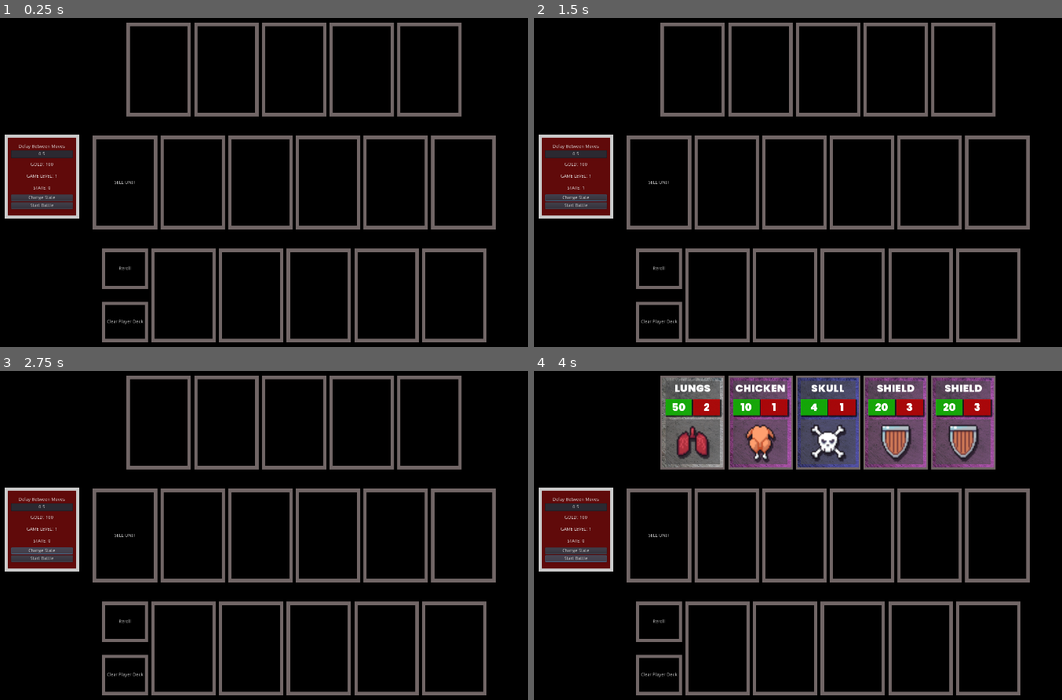
Above: before the commit, frames 1-4 (two rows, left to right).
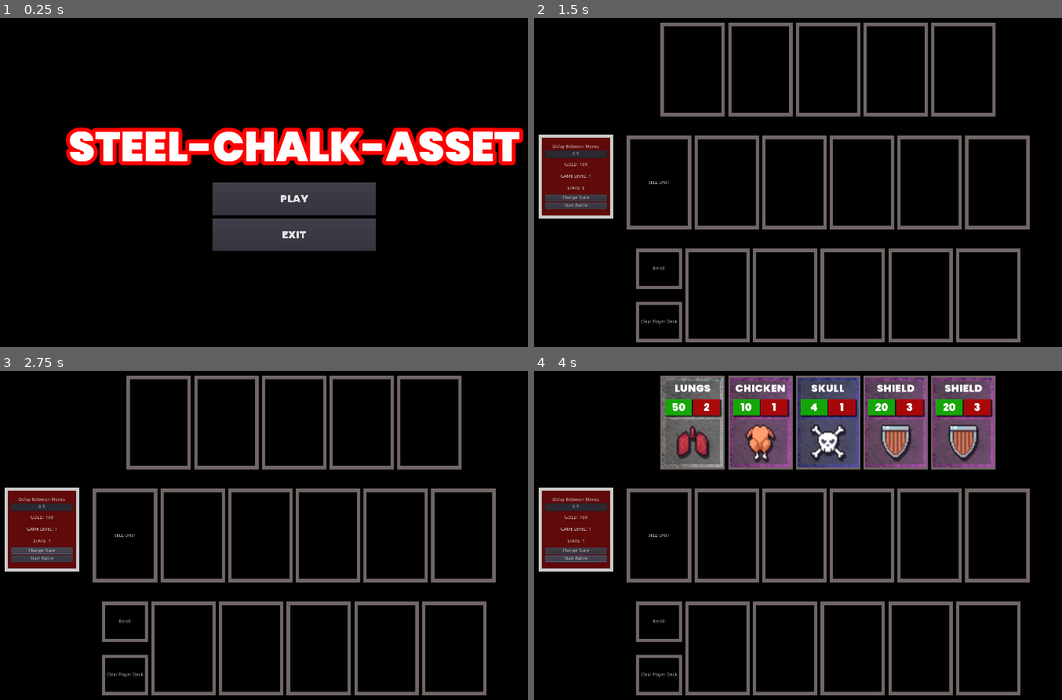
Above: after the commit, the same moments.

Repository: RM35/steel-chalk-asset
Game: Godot game, scene res://main_menu/main_menu.tscn
Same seed, same stepped clock (60 frames per second), same inputs: the game is played once before the commit and once after it. Before the commit the project starts from res://main.tscn.
Inputs (mouse positions are in pixels of both pictures, inside the frame that each line leads up to):
- Up to frame 1 (0.25 s): no input
- Up to frame 2 (1.5 s): click (576, 198) at 0.5 s, where only the run before the commit has a clickable "Change State"; click (829, 198) at 1.25 s, where only the run after the commit has a clickable "PLAY"
- Up to frame 3 (2.75 s): click "Change State" at 2 s
- Up to frame 4 (4 s): click "Start Battle" at 2.75 s; click "Start Battle" at 3.5 s

The runs differ from the first frame. In frame 1, 27% of the frame differs, in the area x 0-100%, y 1-99%; in frame 2, less than 0.1%; in frame 3, less than 0.1%; in frame 4, less than 0.1%.

Commit message:
add main menu

Diff:
--- /dev/null
+++ b/main_menu/main_menu.gd
@@ -0,0 +1,19 @@
+extends Control
+
+func _on_PlayButton_pressed():
+	get_tree().change_scene("res://main.tscn")
+
+func _on_ExitButton_pressed():
+	get_tree().quit()
+
+func _on_PlayButton_focus_entered():
+	$UISound.play()
+
+func _on_ExitButton_focus_entered():
+	$UISound.play()
+
+func _on_PlayButton_mouse_entered():
+	$UISound.play()
+
+func _on_ExitButton_mouse_entered():
+	$UISound.play()
--- /dev/null
+++ b/main_menu/main_menu.tscn
@@ -0,0 +1,75 @@
+[gd_scene load_steps=6 format=2]
+
+[ext_resource path="res://main_menu/main_menu.gd" type="Script" id=1]
+[ext_resource path="res://unit/textures/Poppins-Black.ttf" type="DynamicFontData" id=2]
+[ext_resource path="res://unit/sounds/Minimalist4.mp3" type="AudioStream" id=3]
+
+[sub_resource type="DynamicFont" id=2]
+size = 128
+outline_size = 12
+outline_color = Color( 1, 0, 0, 1 )
+use_mipmaps = true
+use_filter = true
+font_data = ExtResource( 2 )
+
+[sub_resource type="DynamicFont" id=1]
+size = 32
+font_data = ExtResource( 2 )
+
+[node name="MainMenu" type="Control"]
+anchor_right = 1.0
+anchor_bottom = 1.0
+script = ExtResource( 1 )
+
+[node name="CenterContainer" type="CenterContainer" parent="."]
+anchor_right = 1.0
+anchor_bottom = 1.0
+
+[node name="VB" type="VBoxContainer" parent="CenterContainer"]
+margin_left = 270.0
+margin_top = 330.0
+margin_right = 1650.0
+margin_bottom = 750.0
+custom_constants/separation = 10
+
+[node name="Title" type="Label" parent="CenterContainer/VB"]
+margin_right = 1380.0
+margin_bottom = 200.0
+rect_min_size = Vector2( 0, 200 )
+custom_fonts/font = SubResource( 2 )
+text = "STEEL-CHALK-ASSET"
+align = 1
+valign = 1
+
+[node name="PlayButton" type="Button" parent="CenterContainer/VB"]
+margin_left = 440.0
+margin_top = 210.0
+margin_right = 940.0
+margin_bottom = 310.0
+rect_min_size = Vector2( 500, 100 )
+size_flags_horizontal = 4
+size_flags_vertical = 4
+custom_fonts/font = SubResource( 1 )
+text = "PLAY"
+
+[node name="ExitButton" type="Button" parent="CenterContainer/VB"]
+margin_left = 440.0
+margin_top = 320.0
+margin_right = 940.0
+margin_bottom = 420.0
+rect_min_size = Vector2( 500, 100 )
+size_flags_horizontal = 4
+size_flags_vertical = 4
+custom_fonts/font = SubResource( 1 )
+text = "EXIT"
+
+[node name="UISound" type="AudioStreamPlayer" parent="."]
+stream = ExtResource( 3 )
+pitch_scale = 1.51
+
+[connection signal="focus_entered" from="CenterContainer/VB/PlayButton" to="." method="_on_PlayButton_focus_entered"]
+[connection signal="mouse_entered" from="CenterContainer/VB/PlayButton" to="." method="_on_PlayButton_mouse_entered"]
+[connection signal="pressed" from="CenterContainer/VB/PlayButton" to="." method="_on_PlayButton_pressed"]
+[connection signal="focus_entered" from="CenterContainer/VB/ExitButton" to="." method="_on_ExitButton_focus_entered"]
+[connection signal="mouse_entered" from="CenterContainer/VB/ExitButton" to="." method="_on_ExitButton_mouse_entered"]
+[connection signal="pressed" from="CenterContainer/VB/ExitButton" to="." method="_on_ExitButton_pressed"]
--- a/project.godot
+++ b/project.godot
@@ -21,7 +21,7 @@
 [application]
 
 config/name="steel-chalk-asset"
-run/main_scene="res://main.tscn"
+run/main_scene="res://main_menu/main_menu.tscn"
 
 [display]
 
